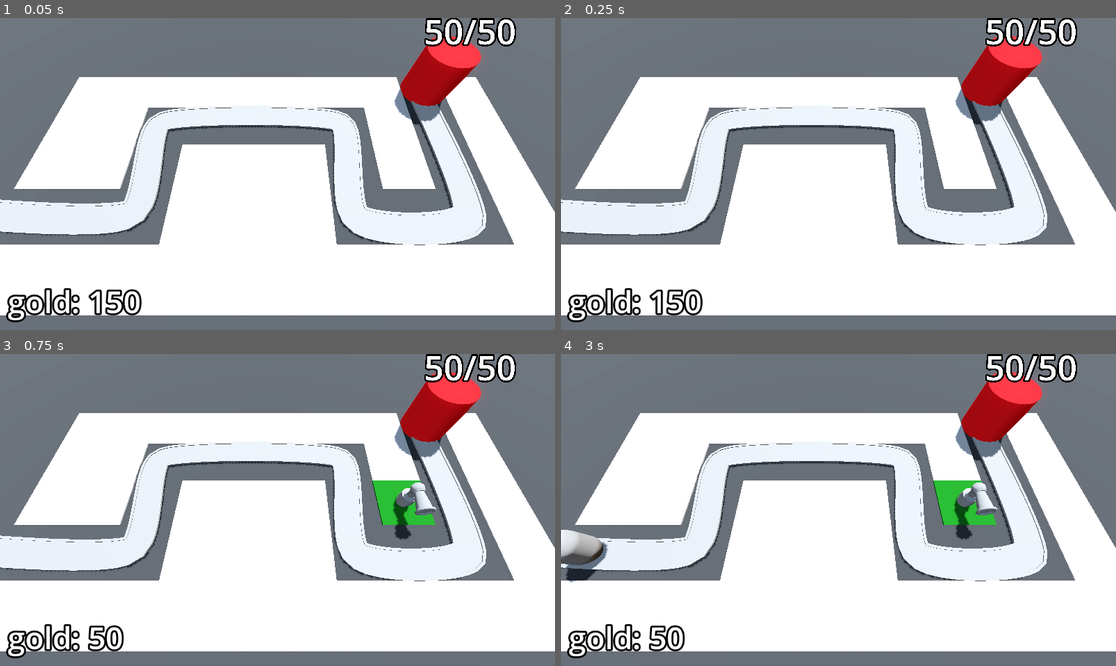
Above: before the commit, frames 1-4 (two rows, left to right).
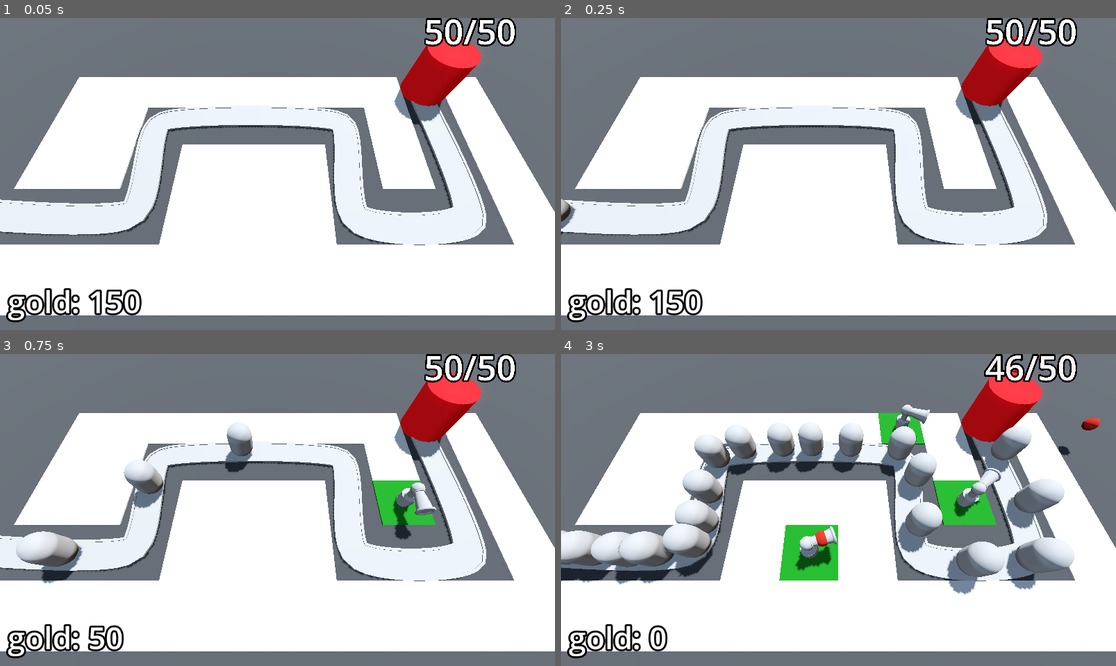
Above: after the commit, the same moments.

Repository: Tildozer/barbarianBlaster
Game: Godot game, scene res://scenes/levels/base_level.tscn
Two runs of this game, one before a commit and one after it. Both use one fixed random seed, a clock stepped at 60 frames per second and the inputs below.
Inputs (mouse positions are in pixels of both pictures, inside the frame that each line leads up to):
- Up to frame 1 (0.05 s): no input
- Up to frame 2 (0.25 s): no input
- Up to frame 3 (0.75 s): move the mouse to (399, 494) at 0.52 s; click (399, 494) at 0.6 s
- Up to frame 4 (3 s): move the mouse to (727, 525) at 1.27 s; click (727, 525) at 1.35 s; move the mouse to (894, 441) at 2.02 s; click (894, 441) at 2.1 s; move the mouse to (810, 572) at 2.77 s; click (810, 572) at 2.85 s

Frame 1 is identical in both runs. In frame 2, 0.2% of the frame differs, in the area x 0-3%, y 57-70%; in frame 3, 2.2%; in frame 4, 16%, in the area x 0-98%, y 0-96%.

Commit message:
connected signal for when level is complete

Diff:
--- a/scenes/levels/base_level.tscn
+++ b/scenes/levels/base_level.tscn
@@ -41,11 +41,12 @@
 "cells": PackedInt32Array(65535, 65534, 655360, 65535, 2, 655360, 65531, 65535, 655360, 65531, 65534, 655360, 65531, 0, …(506 unchanged characters)…
 }
 
-[node name="enemy_path" type="Path3D" parent="." node_paths=PackedStringArray("difficulty_manager")]
+[node name="enemy_path" type="Path3D" parent="." node_paths=PackedStringArray("difficulty_manager", "victory_screen")]
 curve = SubResource("Curve3D_dbkse")
 script = ExtResource("4_53c65")
 enemy_scene = ExtResource("3_o1chu")
 difficulty_manager = NodePath("../difficulty_manager")
+victory_screen = NodePath("../victory_layer")
 
 [node name="road" type="CSGPolygon3D" parent="enemy_path"]
 transform = Transform3D(1, 0, 0, 0, 1, 0, 0, 0, 1, -0.438838, 0, 0)
@@ -57,7 +58,7 @@
 path_simplify_angle = 0.0
 path_rotation = 2
 path_rotation_accurate = false
-path_local = false
+path_local = true
 path_continuous_u = true
 path_u_distance = 1.0
 path_joined = false
@@ -72,7 +73,7 @@
 path_simplify_angle = 0.0
 path_rotation = 2
 path_rotation_accurate = false
-path_local = false
+path_local = true
 path_continuous_u = true
 path_u_distance = 1.0
 path_joined = false
@@ -87,7 +88,7 @@
 path_simplify_angle = 0.0
 path_rotation = 2
 path_rotation_accurate = false
-path_local = false
+path_local = true
 path_continuous_u = true
 path_u_distance = 1.0
 path_joined = false
@@ -127,5 +128,16 @@
 
 [node name="difficulty_manager" parent="." instance=ExtResource("10_j7gcg")]
 
+[node name="victory_layer" type="CanvasLayer" parent="."]
+visible = false
+
+[node name="ColorRect" type="ColorRect" parent="victory_layer"]
+anchors_preset = 15
+anchor_right = 1.0
+anchor_bottom = 1.0
+grow_horizontal = 2
+grow_vertical = 2
+color = Color(0, 0, 0, 0.588235)
+
 [connection signal="timeout" from="enemy_path/Timer" to="enemy_path" method="spawn_enemy"]
 [connection signal="stop_spawning_enemies" from="difficulty_manager" to="enemy_path" method="_on_difficulty_manager_stop_spawning_enemies"]
--- a/scripts/base.gd
+++ b/scripts/base.gd
@@ -8,7 +8,6 @@
 var current_health: int:
 	set(health_in):
 		current_health = health_in
-		print("Health is now: ", current_health)
 		label.text = str(current_health, "/", max_health)
 		var step: float = float(current_health) / max_health
 		label.modulate = red.lerp(white, step)
@@ -19,6 +18,7 @@
 
 func _ready() -> void:
 	current_health = max_health
+	Engine.time_scale = 10.0
 
 func take_damage(damage: int) -> void:
 	current_health -= damage
--- a/scripts/enemy/enemy.gd
+++ b/scripts/enemy/enemy.gd
@@ -9,7 +9,6 @@
 		if health_in < current_health:
 			animation_player.play("takes_damage")
 		current_health = health_in
-		print("Health is now: ", current_health)
 		if current_health < 1:
 			bank.gold += gold_value
 			queue_free()
--- a/scripts/enemy/enemy_path.gd
+++ b/scripts/enemy/enemy_path.gd
@@ -2,6 +2,7 @@
 
 @export var enemy_scene: PackedScene
 @export var difficulty_manager: Node
+@export var victory_screen: CanvasLayer
 
 @onready var timer: Timer = $Timer
 
@@ -11,6 +12,14 @@
 	new_enemy.max_health = difficulty_manager.get_enemy_health()
 	add_child(new_enemy)
 	timer.wait_time = difficulty_manager.get_spawn_time()
+	new_enemy.tree_exited.connect(enemy_defeated)
 
 func _on_difficulty_manager_stop_spawning_enemies() -> void:
 	timer.stop()
+
+func enemy_defeated() -> void:
+	if timer.is_stopped():
+		for child in get_children():
+			if child is PathFollow3D:
+				return
+		victory_screen.visible = true
--- a/scripts/turret/projectile.gd
+++ b/scripts/turret/projectile.gd
@@ -12,7 +12,6 @@
 
 
 func _on_area_entered(area:Area3D) -> void:
-	print(area)
 	if area.is_in_group("enemy_area"):
 		# area.take_damage(1)
 		queue_free()
